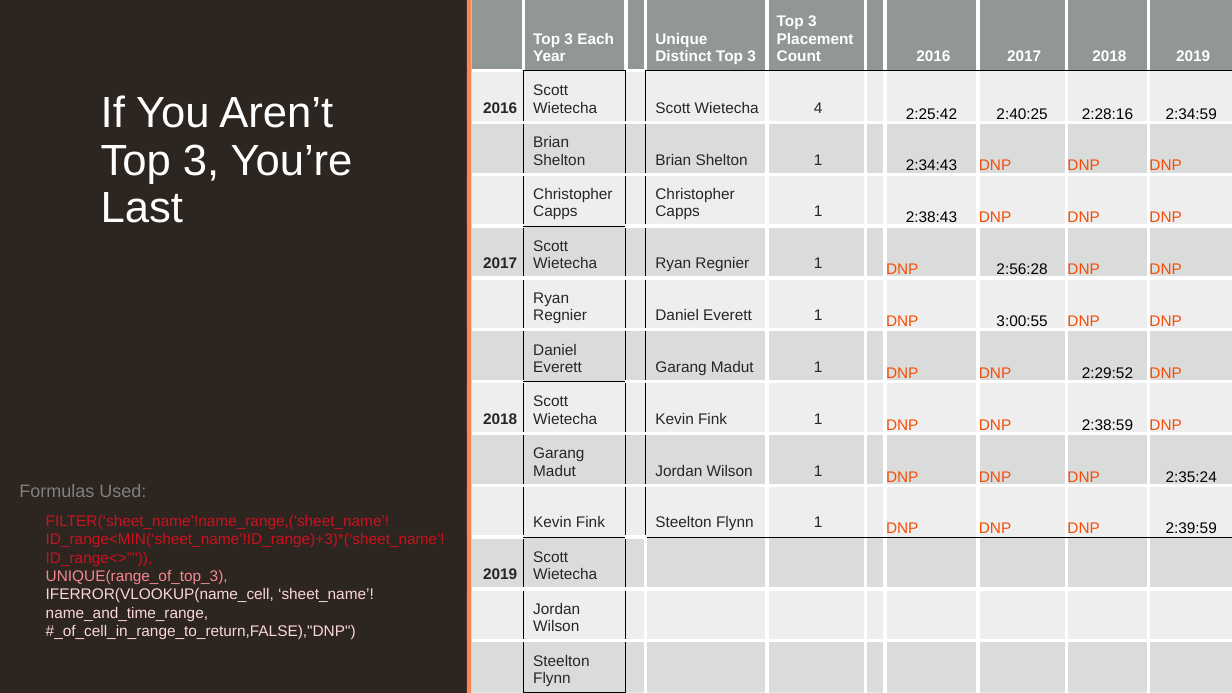
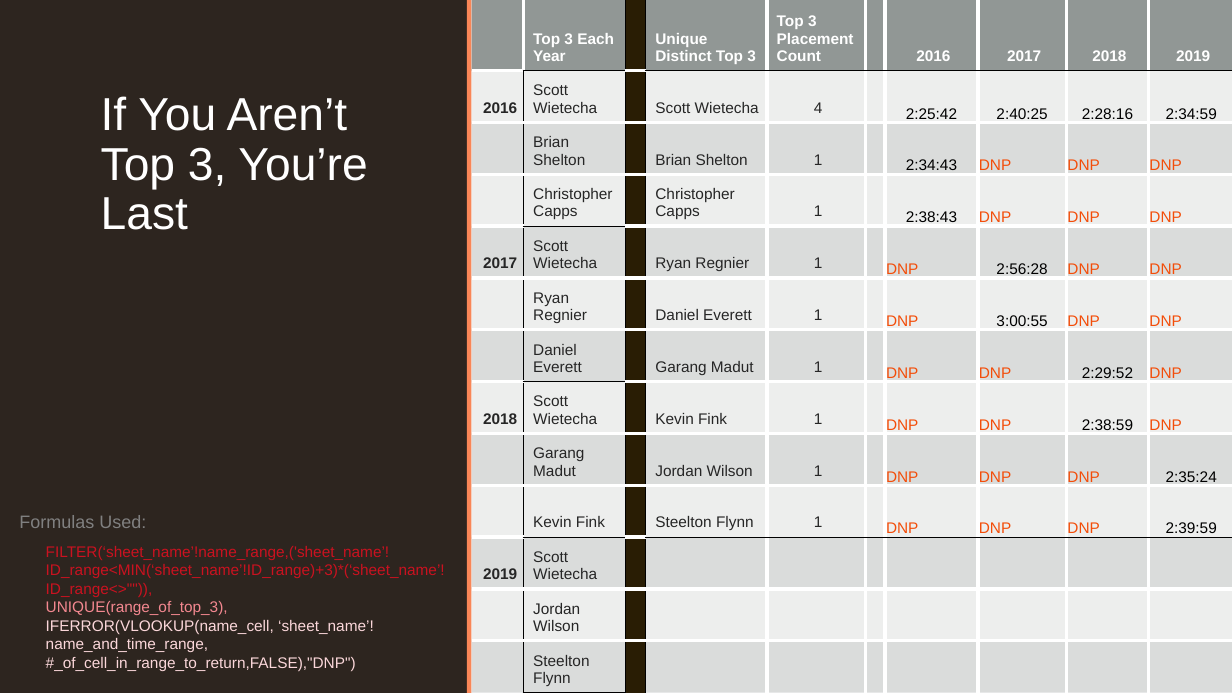
Before and after one commit to aaroncp/rock-and-roll-marathon-2, a slide deck: slide 6 of presentation.pptx. Drawn at 1232x693 pixels with LibreOffice and Linux fonts; fonts in the diff are those of the drawing; background and template pictures are left out. Boxes give left, top, right and bottom in pixels: in the first picture for what was removed or moved away, otherwise in the second. Text is boxed around its words. In the diff, an @@ line names an element or a change of style, - is before the commit and + after.

Commit message:
improved graph range intervals and some spacing

```diff
--- a/presentation.pptx
+++ b/presentation.pptx
@@ table at (471,0,1232,693) @@
@@ fill #636B68 at 70% opacity to #291D04 in row 1, column 3 @@
@@ fill #878E8B at 15% opacity to #291D04 in 6 cells @@
@@ fill #878E8B at 30% opacity to #291D04 in 6 cells @@
@@ borders changed @@
@@ title "If You Aren’t Top 3, ..." at (101,96,367,230): size 34 to 36 pt @@
@@ text "Formulas Used:": place and size @@
-text "Formulas Used:" at (19,484,146,497)
+text "Formulas Used:" at (19,515,146,528)
@@ text "FILTER(‘sheet_name’!name_range,('sheet_name’!ID_range<MIN(‘s ...": place and size @@
-text "FILTER(‘sheet_name’!name_range,('sheet_name’!ID_range<MIN(‘s ..." at (46,515,445,639)
+text "FILTER(‘sheet_name’!name_range,('sheet_name’!ID_range<MIN(‘s ..." at (46,546,445,671)
```
Also in this commit, not shown: 4 other slides changed, 1 other file.
